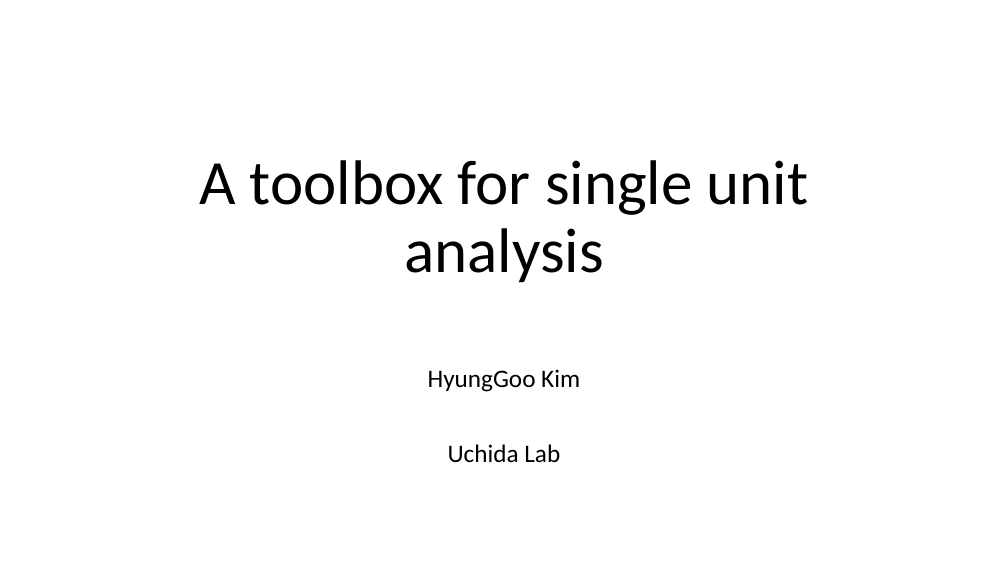
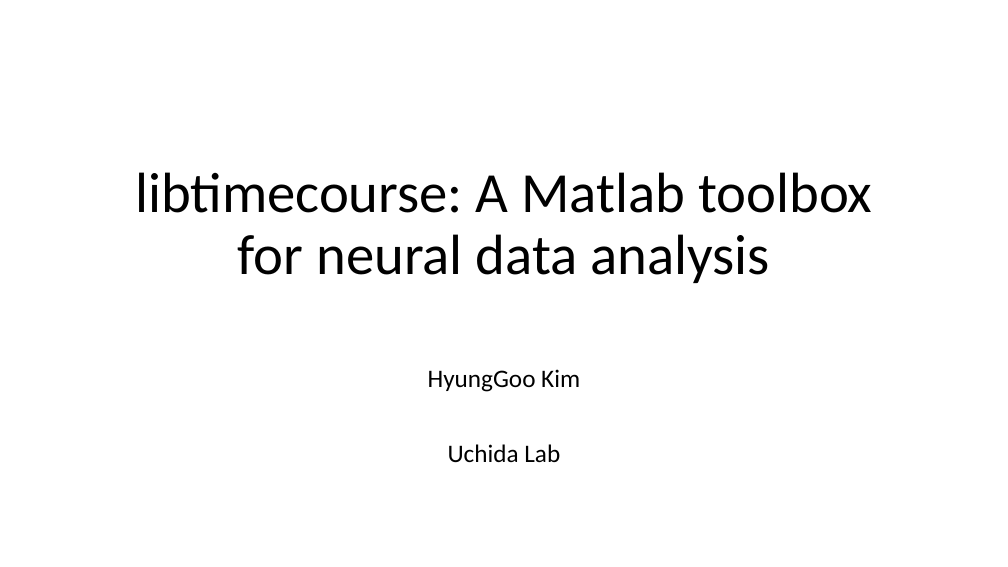
Before and after one commit to HRKimLab/libkm, a slide deck: slide 1 of A Matlab toolbox for single unit analysis.pptx. Drawn at 1008x567 pixels with LibreOffice and Linux fonts; fonts in the diff are those of the drawing. Boxes give left, top, right and bottom in pixels: in the first picture for what was removed or moved away, otherwise in the second. Text is boxed around its words. In the diff, an @@ line names an element or a change of style, - is before the commit and + after.

```diff
--- a/A Matlab toolbox for single unit analysis.pptx
+++ b/A Matlab toolbox for single unit analysis.pptx
@@ title at [135, 172, 872, 283]: text changed; size 60 to 54 pt @@
-A toolbox for single unit analysis
+libtimecourse: A Matlab toolbox for neural data analysis
```
Also in this commit, not shown: 1 other slide changed, 6 slides added, 3 slides removed, 1 other file.
